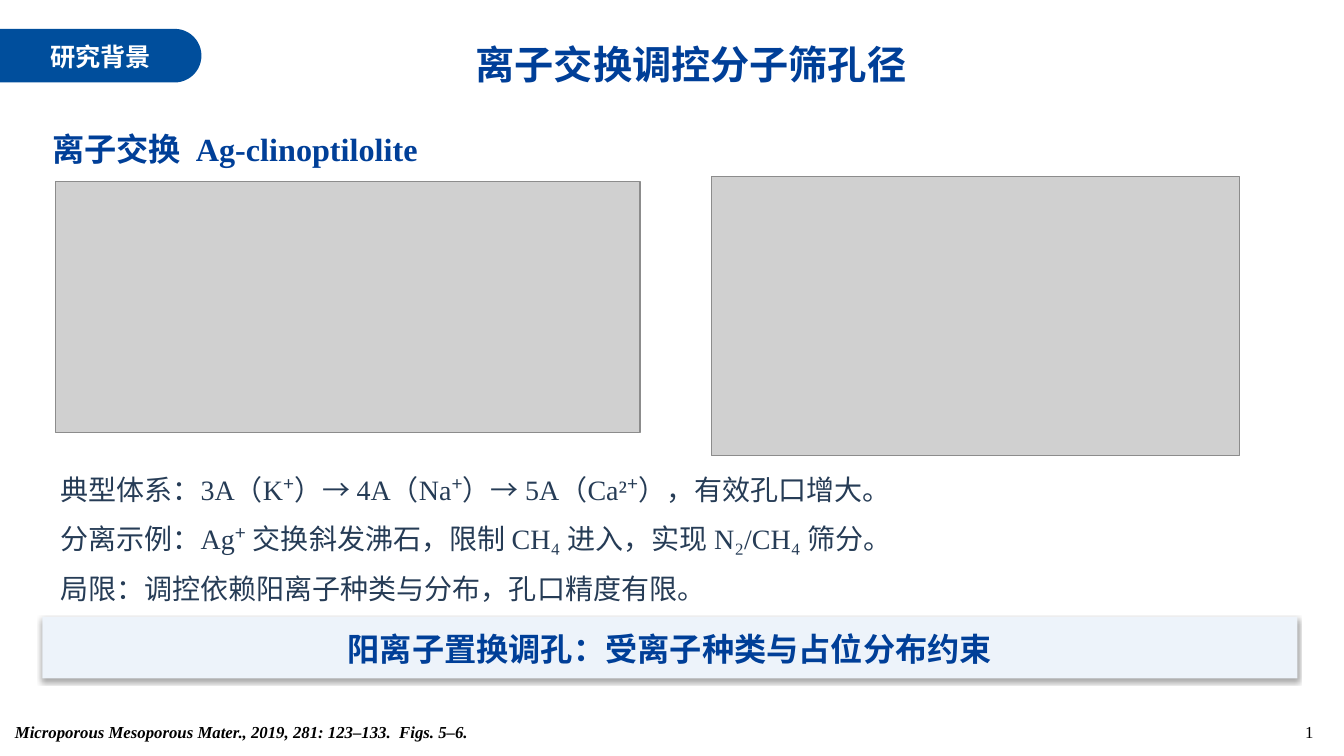
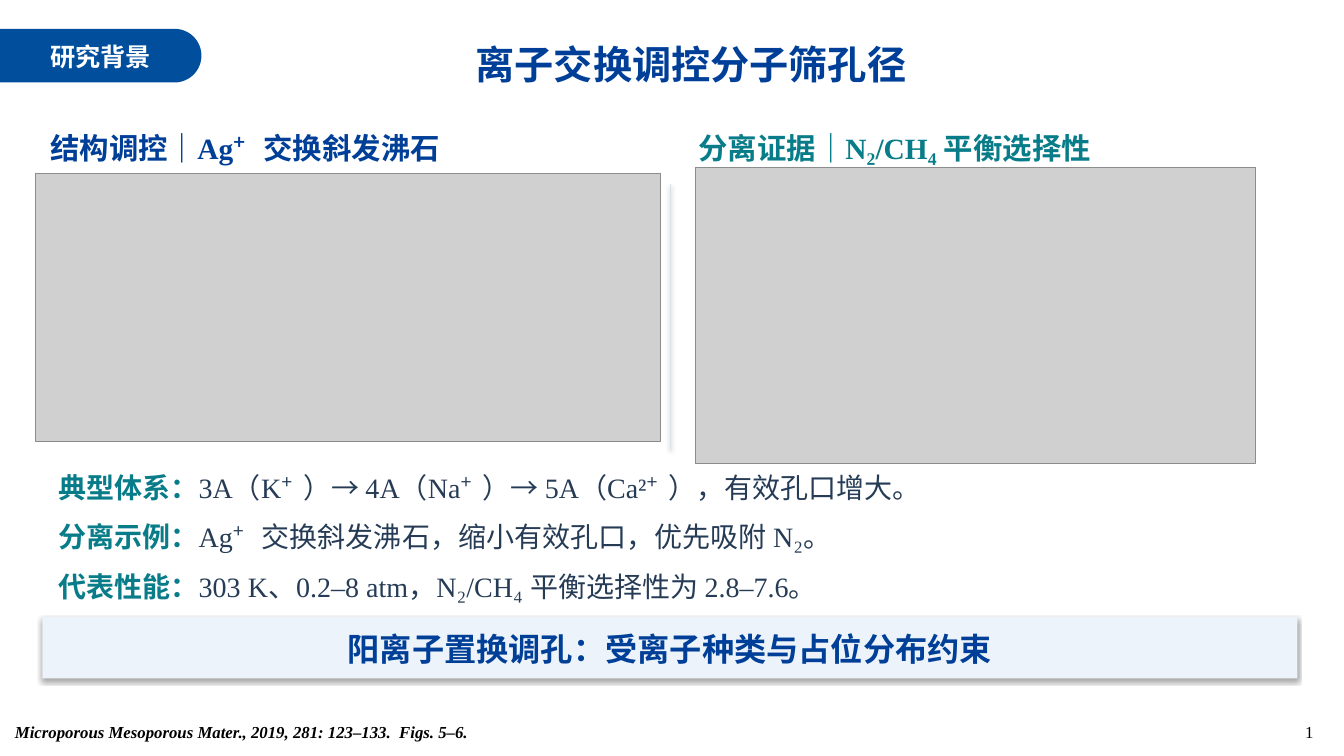
Before and after one commit to azjie129/code, a slide deck: slide 1 of presentations/Zeolite_pore_size_regulation_5slides_blue_template.pptx. Drawn at 1344x756 pixels with LibreOffice and Linux fonts; fonts in the diff are those of the drawing; grey boxes stand for pictures; background and template pictures are left out. Boxes give left, top, right and bottom in pixels: in the first picture for what was removed or moved away, otherwise in the second. Text is boxed around its words. In the diff, an @@ line names an element or a change of style, - is before the commit and + after.

Commit message:
Refine first four slides with larger figures, evidence labels and concise performance results

```diff
--- a/presentations/Zeolite_pore_size_regulation_5slides_blue_template.pptx
+++ b/presentations/Zeolite_pore_size_regulation_5slides_blue_template.pptx
@@ text added at [50, 133, 440, 166], 21 pt, text #003F98, bold @@
+结构调控｜Ag⁺ 交换斜发沸石
@@ text removed at [52, 133, 418, 168] @@
-离子交换 Ag-clinoptilolite
@@ text added at [698, 133, 1091, 165], 21 pt, text #087D89, bold @@
+分离证据｜N₂/CH₄ 平衡选择性
@@ picture: place and size @@
-picture at [55, 181, 640, 433]
+picture at [35, 173, 660, 442]
@@ picture: place and size @@
-picture at [712, 176, 1240, 456]
+picture at [696, 167, 1256, 464]
@@ line added from (670, 185) to (670, 450), #D7E2ED 0.65 pt @@
@@ text "典型体系：3A（K⁺）→ 4A（Na⁺）→ 5A（Ca²⁺），有效孔口增大。" at [58, 474, 920, 501]: text colour #263C56 to #087D89, bold on in "典型体系：3A（K⁺）→"; indent changed @@
@@ text at [58, 523, 831, 553]: text changed @@
-分离示例：Ag⁺ 交换斜发沸石，限制 CH₄ 进入，实现 N₂/CH₄ 筛分。
+分离示例：Ag⁺ 交换斜发沸石，缩小有效孔口，优先吸附 N₂。
@@ text at [58, 573, 817, 602]: text changed @@
-局限：调控依赖阳离子种类与分布，孔口精度有限。
+代表性能：303 K、0.2–8 atm，N₂/CH₄ 平衡选择性为 2.8–7.6。
```
Also in this commit, not shown: 3 other slides changed, 1 other file.
